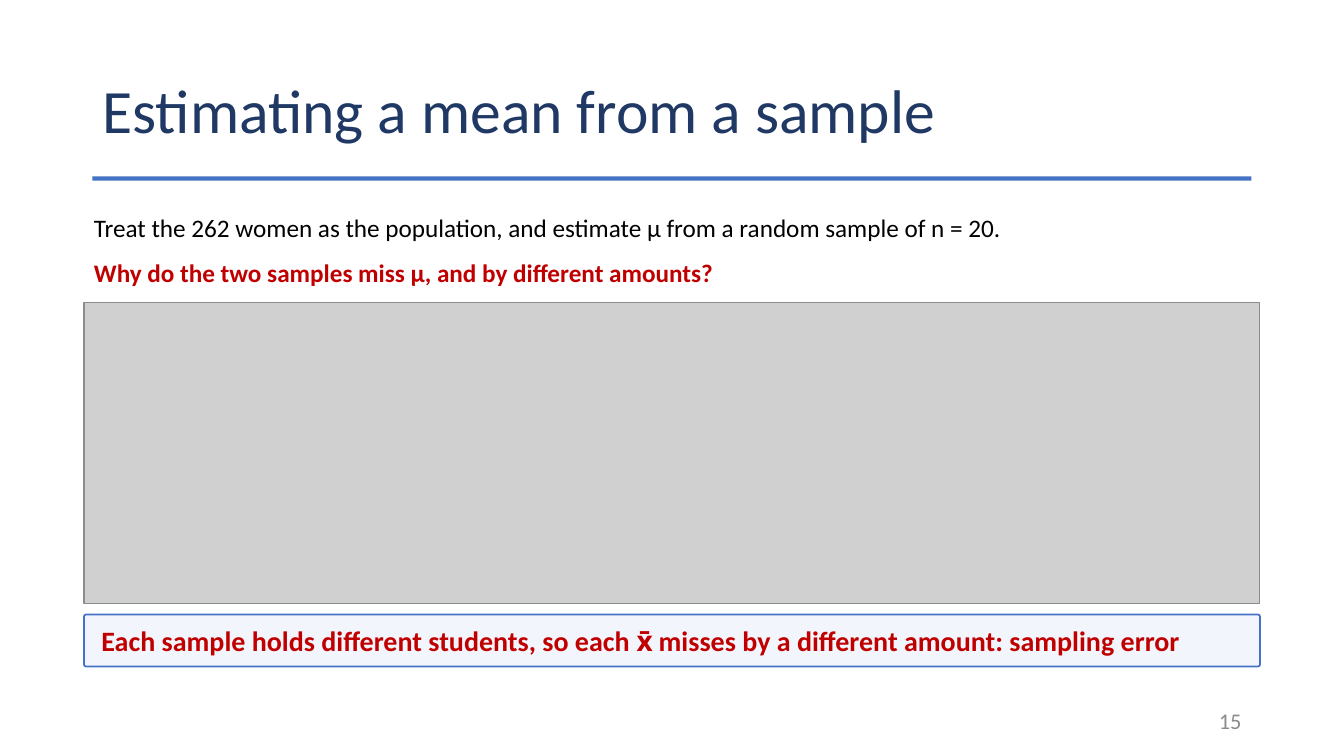
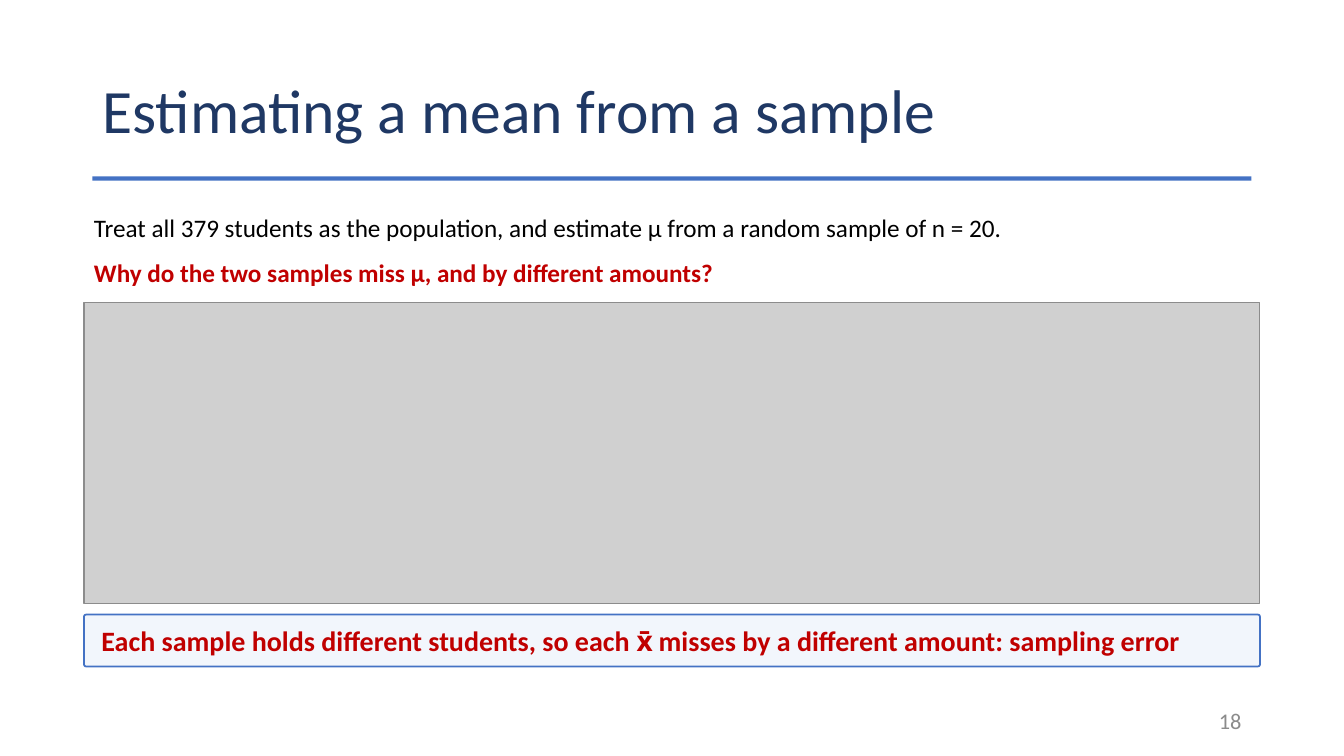
Before and after one commit to Jarred6068/Kvamme_UI_STAT251, a slide deck: slide 18 of docs/lecture_slides/Week 6/Week6_Lecture13_Slides_9_30_2026.pptx (slide 15 before the commit). Drawn at 1344x756 pixels with LibreOffice and Linux fonts; fonts in the diff are those of the drawing; grey boxes stand for pictures. Boxes give left, top, right and bottom in pixels: in the first picture for what was removed or moved away, otherwise in the second. Text is boxed around its words. In the diff, an @@ line names an element or a change of style, - is before the commit and + after.

```diff
--- a/docs/lecture_slides/Week 6/Week6_Lecture13_Slides_9_30_2026.pptx
+++ b/docs/lecture_slides/Week 6/Week6_Lecture13_Slides_9_30_2026.pptx
@@ text at [94, 219, 1001, 241]: text changed @@
-Treat the 262 women as the population, and estimate μ from a random sample of n = 20.
+Treat all 379 students as the population, and estimate μ from a random sample of n = 20.
@@ page number at [1219, 714, 1242, 729]: text changed @@
-15
+18
```
Also in this commit, not shown: 9 other slides changed, 8 slides added, 42 other files.
